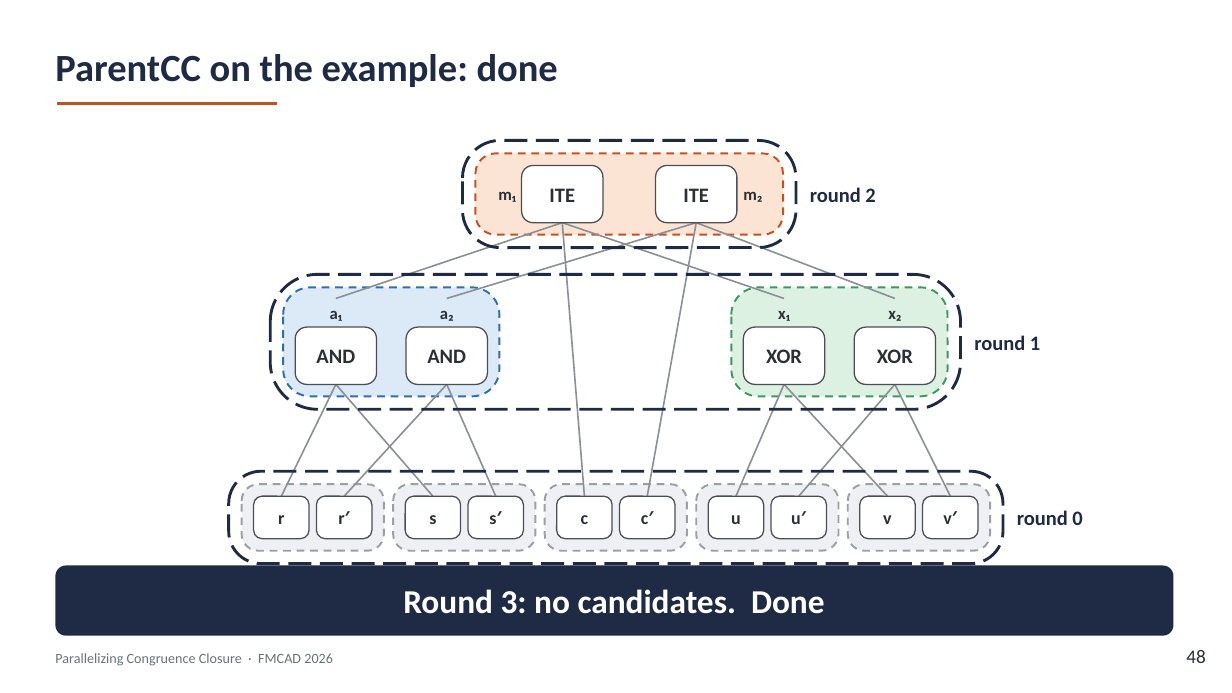
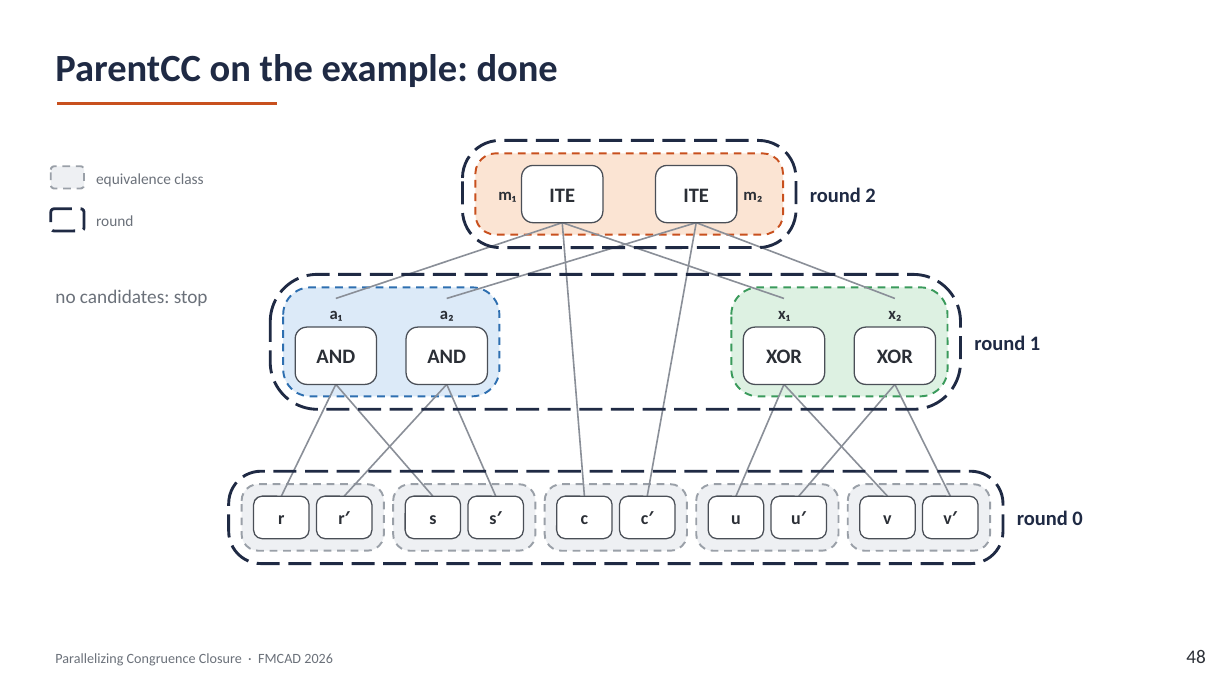
Before and after one commit to amarshah1/parallelcc-paper, a slide deck: slide 48 of slides/parallelcc-part1.pptx. Drawn at 1232x693 pixels with LibreOffice and Linux fonts; fonts in the diff are those of the drawing. Boxes give left, top, right and bottom in pixels: in the first picture for what was removed or moved away, otherwise in the second. Text is boxed around its words. In the diff, an @@ line names an element or a change of style, - is before the commit and + after.

```diff
--- a/slides/parallelcc-part1.pptx
+++ b/slides/parallelcc-part1.pptx
@@ rounded rectangle added at box(51, 166, 84, 189), fill #EEF0F3, outline #9AA0A8 1.5 pt dashed @@
@@ text added at box(96, 173, 203, 187), 12 pt, text #6B717A @@
+equivalence class
@@ rounded rectangle added at box(51, 209, 84, 231), outline #1F2A44 2.25 pt dashed @@
@@ text added at box(96, 215, 133, 226), 12 pt, text #6B717A @@
+round
@@ text added at box(55, 289, 208, 306), 15 pt, text #6B717A @@
+no candidates: stop
@@ rounded rectangle removed at box(55, 566, 1174, 636) @@
-Round 3: no candidates. Done
```
Also in this commit, not shown: 6 other slides changed, 1 other file.
